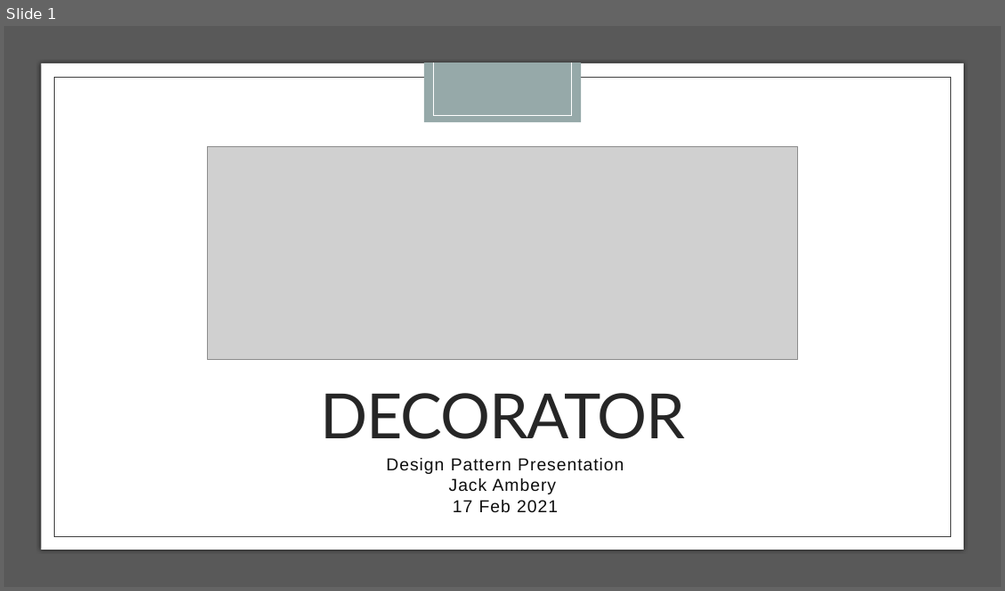
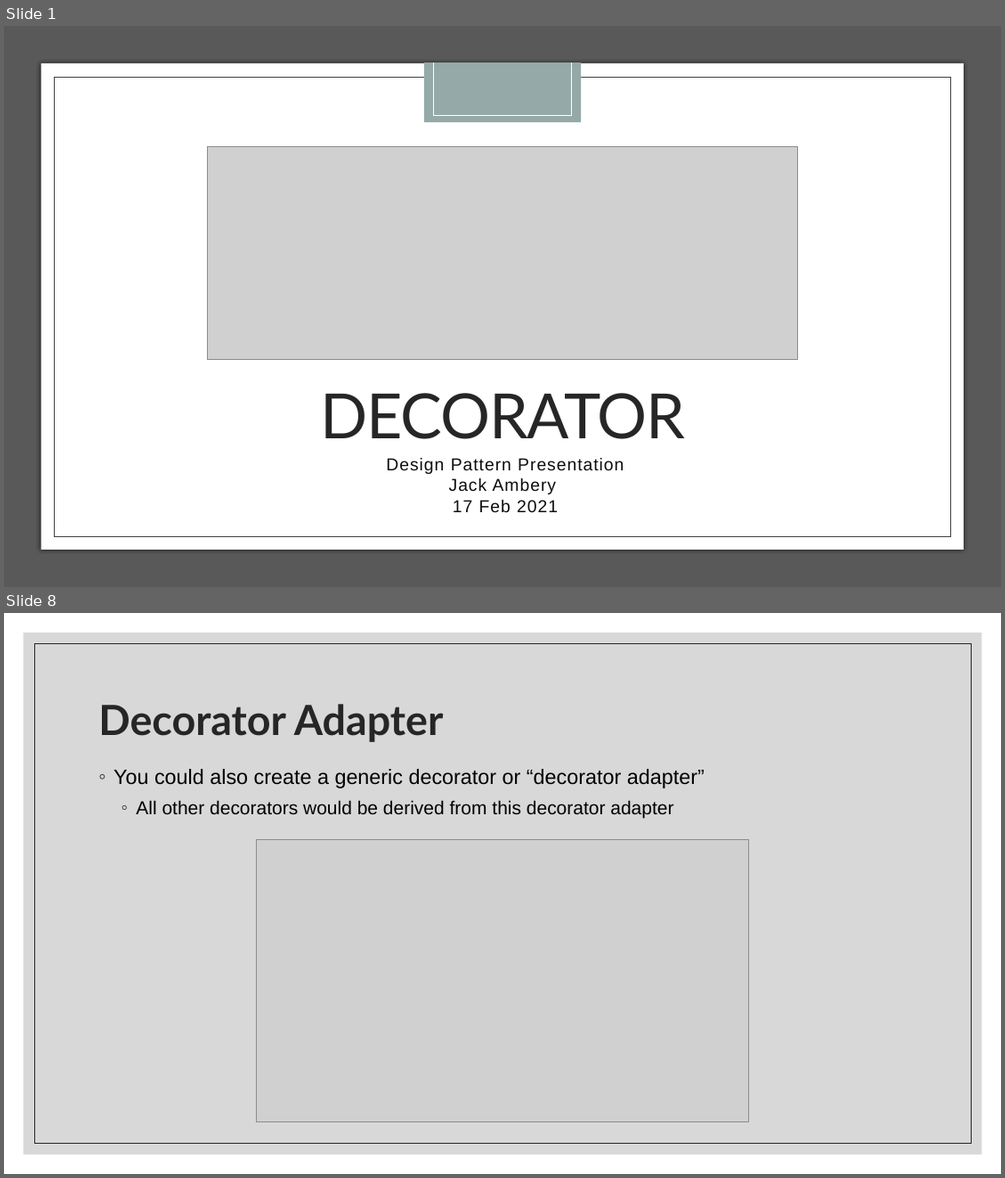
Before and after one commit to jackambery/All-Dual-Enrollment-Work, a slide deck: Student Presentations/DecoratorPresentation.pptx. Shown one above the other, each under a label of ours: slide 1 before the commit, slides 1 and 8 after it; the slides between them are not shown. The pictures are 1005x591 and 1005x1178 pixels, drawn with LibreOffice and Linux fonts; fonts in the diff are those of the drawing; grey boxes stand for pictures. Boxes give left, top, right and bottom in pixels: in the first picture for what was removed or moved away, otherwise in the second. Text is boxed around its words. In the diff, an @@ line names an element or a change of style, - is before the commit and + after.

```diff
--- a/Student Presentations/DecoratorPresentation.pptx
+++ b/Student Presentations/DecoratorPresentation.pptx
@@ slide 8 added at [4, 613, 1001, 1174], background #FFFFFF @@
@@ rectangle added at [24, 633, 982, 1154], fill #BFBFBF at 60% opacity @@
@@ rectangle added at [34, 643, 971, 1143], outline #262626 0.5 pt @@
@@ title added at [98, 704, 444, 742], 40 pt, text #262626, bold @@
+Decorator Adapter
@@ text added at [113, 769, 704, 819], 18 pt, text #000000 @@
+◦ You could also create a generic decorator or “decorator adapter”
+  ◦ All other decorators would be derived from this decorator adapter
@@ picture added at [256, 840, 749, 1121] @@
```
Also in this commit, not shown: 9 other slides added, 1 slide removed.
